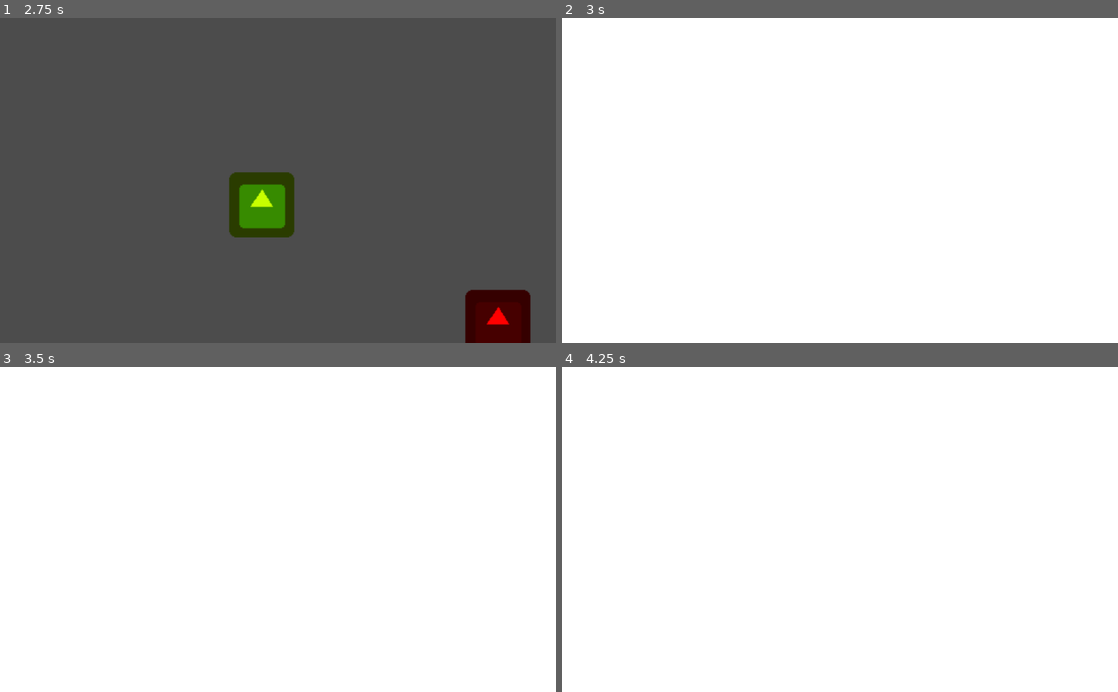
Above: before the commit, frames 1-4 (two rows, left to right).
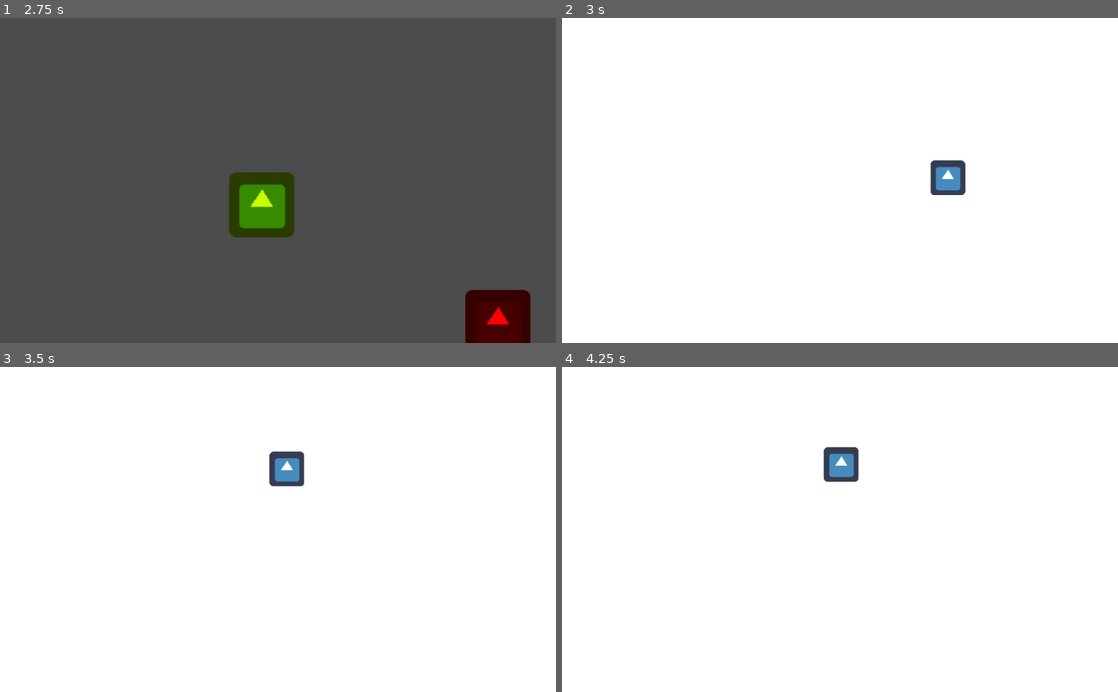
Above: after the commit, the same moments.

Repository: AndreMoukarzel/Grana-Preta
Game: Godot game, scene res://OpeningMenu.tscn
The game is run twice, just before and just after one commit, with the same random seed, the same clock (stepped at 60 frames per second) and the same inputs. The engine's default icon, where the game draws it, is replaced by a stand-in: a white triangle on a blue panel in a dark square.
Inputs (mouse positions are in pixels of both pictures, inside the frame that each line leads up to):
- Up to frame 1 (2.75 s): tap Enter at 0.5 s; move the mouse to (400, 164) at 0.52 s; press the mouse at (400, 164) at 0.53 s; release the mouse at (400, 164) at 1.25 s; tap Space at 1.25 s; drag from (166, 196) to (250, 245) at 1.27 s; move the mouse to (333, 109) at 2.02 s; press the mouse at (333, 109) at 2.03 s
- Up to frame 2 (3 s): release the mouse at (895, 109) at 2.75 s; click (823, 203) at 2.75 s
- Up to frame 3 (3.5 s): no input
- Up to frame 4 (4.25 s): click (851, 467) at 3.52 s

Frame 1 is identical in both runs. In frame 2, 0.7% of the frame differs, in the area x 66-73%, y 43-55%; in frame 3, 0.7%, in the area x 48-55%, y 25-37%; in frame 4, 0.7%.
Error after the commit: Invalid call. Nonexistent function 'setup' in base 'Panel (Lesson.gd)'. (res://school/School.gd:9)

Commit message:
Update hierarchy

Diff:
--- a/school/School.gd
+++ b/school/School.gd
@@ -1,8 +1,11 @@
 extends Control
 
-# class member variables go here, for example:
-# var a = 2
-# var b = "textvar"
 
-func _ready():
-	$Background/Panel.rect_size = OS.get_screen_size()
+func _on_TextureButton_pressed():
+	var lesson_db = load("res://school/Lessons/LessonDB.gd").new()
+	var lesson_scn = load("res://school/Lessons/Lesson.tscn")
+
+	var Lesson = lesson_scn.instance()
+	Lesson.setup(lesson_db.get_lesson_name(0), lesson_db.get_lesson_content(0))
+	add_child(Lesson)
+	$ThemeTree.queue_free()
--- a/school/School.tscn
+++ b/school/School.tscn
@@ -1,33 +1,23 @@
 [gd_scene load_steps=4 format=2]
 
 [ext_resource path="res://school/School.gd" type="Script" id=1]
-[ext_resource path="res://SwipeHandler.tscn" type="PackedScene" id=2]
-
-[sub_resource type="StyleBoxFlat" id=1]
-bg_color = Color( 1, 1, 1, 1 )
+[ext_resource path="res://school/ThemeTree.tscn" type="PackedScene" id=2]
+[ext_resource path="res://icon.png" type="Texture" id=3]
 
 [node name="School" type="Control"]
 margin_right = 40.0
 margin_bottom = 40.0
 script = ExtResource( 1 )
 
-[node name="Background" type="ParallaxBackground" parent="."]
-scroll_ignore_camera_zoom = true
+[node name="ThemeTree" parent="." instance=ExtResource( 2 )]
+margin_top = -1.0
+margin_bottom = -1.0
 
-[node name="Panel" type="Panel" parent="Background"]
-margin_right = 40.0
-margin_bottom = 40.0
-custom_styles/panel = SubResource( 1 )
+[node name="TextureButton" type="TextureButton" parent="."]
+margin_left = 481.935
+margin_top = 147.996
+margin_right = 521.935
+margin_bottom = 187.996
+texture_normal = ExtResource( 3 )
 
-[node name="SwipeHandler" parent="." instance=ExtResource( 2 )]
-
-[node name="SwipingCamera" parent="SwipeHandler" index="0"]
-limit_right = 600
-limit_bottom = 1000
-
-[node name="Subjects" type="Control" parent="."]
-margin_right = 40.0
-margin_bottom = 40.0
-
-
-[editable path="SwipeHandler"]
+[connection signal="pressed" from="TextureButton" to="." method="_on_TextureButton_pressed"]
--- /dev/null
+++ b/school/ThemeTree.gd
@@ -0,0 +1,4 @@
+extends Control
+
+func _ready():
+	$Background/Panel.rect_size = OS.get_screen_size()
--- /dev/null
+++ b/school/ThemeTree.tscn
@@ -0,0 +1,29 @@
+[gd_scene load_steps=4 format=2]
+
+[ext_resource path="res://school/ThemeTree.gd" type="Script" id=1]
+[ext_resource path="res://SwipeHandler.tscn" type="PackedScene" id=2]
+
+[sub_resource type="StyleBoxFlat" id=1]
+bg_color = Color( 1, 1, 1, 1 )
+
+[node name="ThemeTree" type="Control"]
+anchor_right = 1.0
+anchor_bottom = 1.0
+script = ExtResource( 1 )
+
+[node name="Background" type="ParallaxBackground" parent="."]
+
+[node name="Panel" type="Panel" parent="Background"]
+margin_right = 40.0
+margin_bottom = 40.0
+custom_styles/panel = SubResource( 1 )
+
+[node name="SwipeHandler" parent="." instance=ExtResource( 2 )]
+editor/display_folded = true
+
+[node name="Themes" type="Control" parent="."]
+margin_right = 40.0
+margin_bottom = 40.0
+
+
+[editable path="SwipeHandler"]
